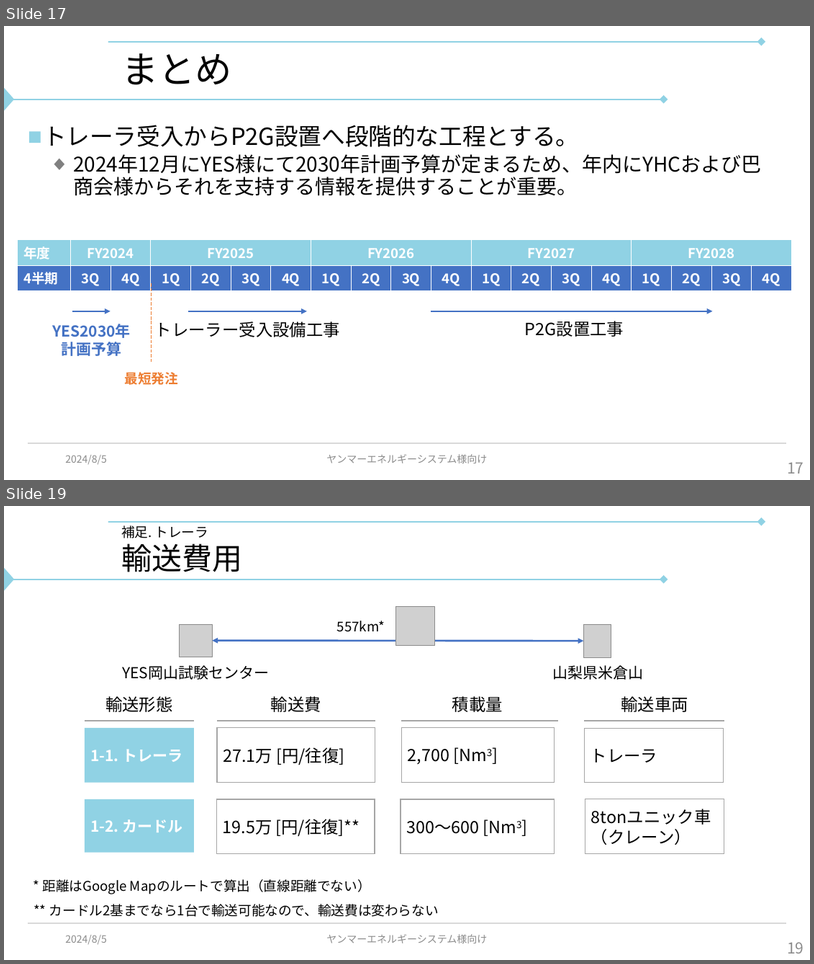
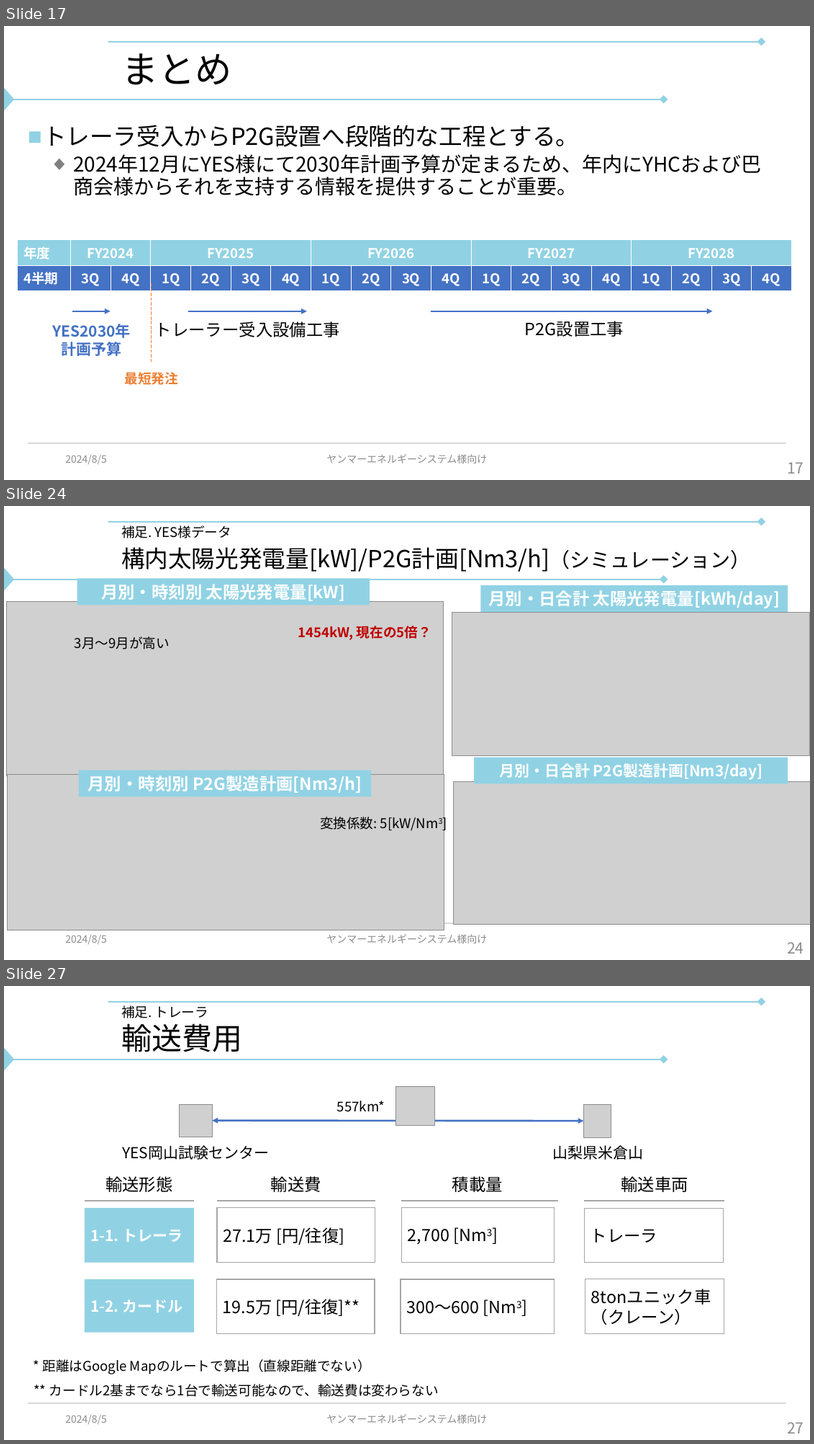
Before and after one commit to watarukumagai-git/opt, a slide deck: yamanashi/y/20240805_ヤンマーエネルギーシステム様_打合せ.pptx. Shown one above the other, each under a label of ours: slides 17 and 19 before the commit, slides 17, 24 and 27 after it; the slides between them are not shown. The pictures are 814x964 and 814x1444 pixels, drawn with LibreOffice and Linux fonts; fonts in the diff are those of the drawing; grey boxes stand for pictures; background and template pictures are left out. Boxes give left, top, right and bottom in pixels: in the first picture for what was removed or moved away, otherwise in the second. Text is boxed around its words. In the diff, an @@ line names an element or a change of style, - is before the commit and + after.

```diff
--- a/yamanashi/y/20240805_ヤンマーエネルギーシステム様_打合せ.pptx
+++ b/yamanashi/y/20240805_ヤンマーエネルギーシステム様_打合せ.pptx
@@ slide 24 added at [4,506,810,960], background #FFFFFF; not listed: 4 template elements that a slide beside it also shows @@
@@ text added at [121,525,232,538], 16 pt, text #000000 @@
+補足. YES様データ
@@ title added at [121,547,751,572], 28 pt, text #000000 @@
+構内太陽光発電量[kW]/P2G計画[Nm3/h]（シミュレーション）
@@ rectangle added at [77,579,370,605], fill #90D2E4, 20 pt, text #FFFFFF, bold @@
+月別・時刻別 太陽光発電量[kW]
@@ rectangle added at [481,585,788,612], fill #90D2E4, 20 pt, text #FFFFFF, bold @@
+月別・日合計 太陽光発電量[kWh/day]
@@ picture added at [6,602,444,776] @@
@@ picture added at [453,613,810,755] @@
@@ text added at [298,626,432,640], 16 pt, text #C00000, bold @@
+1454kW, 現在の5倍？
@@ text added at [75,636,170,649], 16 pt, text #000000 @@
+3月～9月が高い
@@ rectangle added at [475,757,789,784], fill #90D2E4, 18 pt, text #FFFFFF, bold @@
+月別・日合計 P2G製造計画[Nm3/day]
@@ picture added at [7,775,445,930] @@
@@ rectangle added at [79,770,372,796], fill #90D2E4, 20 pt, text #FFFFFF, bold @@
+月別・時刻別 P2G製造計画[Nm3/h]
@@ picture added at [453,782,810,924] @@
@@ text added at [320,816,439,831], 16 pt, text #000000 @@
+変換係数: 5[kW/Nm3]
@@ text added at [65,934,107,944], 12 pt, text #8C8C8C @@
+2024/8/5
@@ text added at [327,934,487,943], 12 pt, text #8C8C8C @@
+ヤンマーエネルギーシステム様向け
@@ page number added at [787,942,804,953], 18 pt, text #8C8C8C @@
+24
@@ what was slide 19 is now slide 27 @@
@@ page number at [787,1422,804,1433]: text changed @@
-19
+27
```
Also in this commit, not shown: 7 other slides added, 1 other file.
